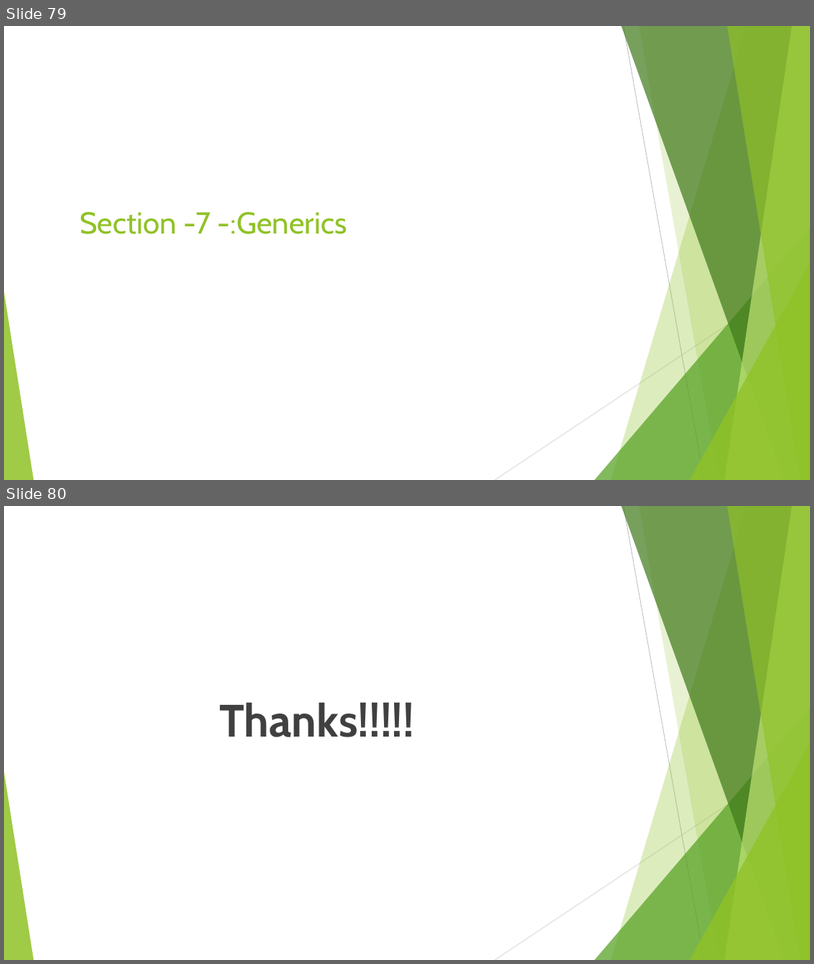
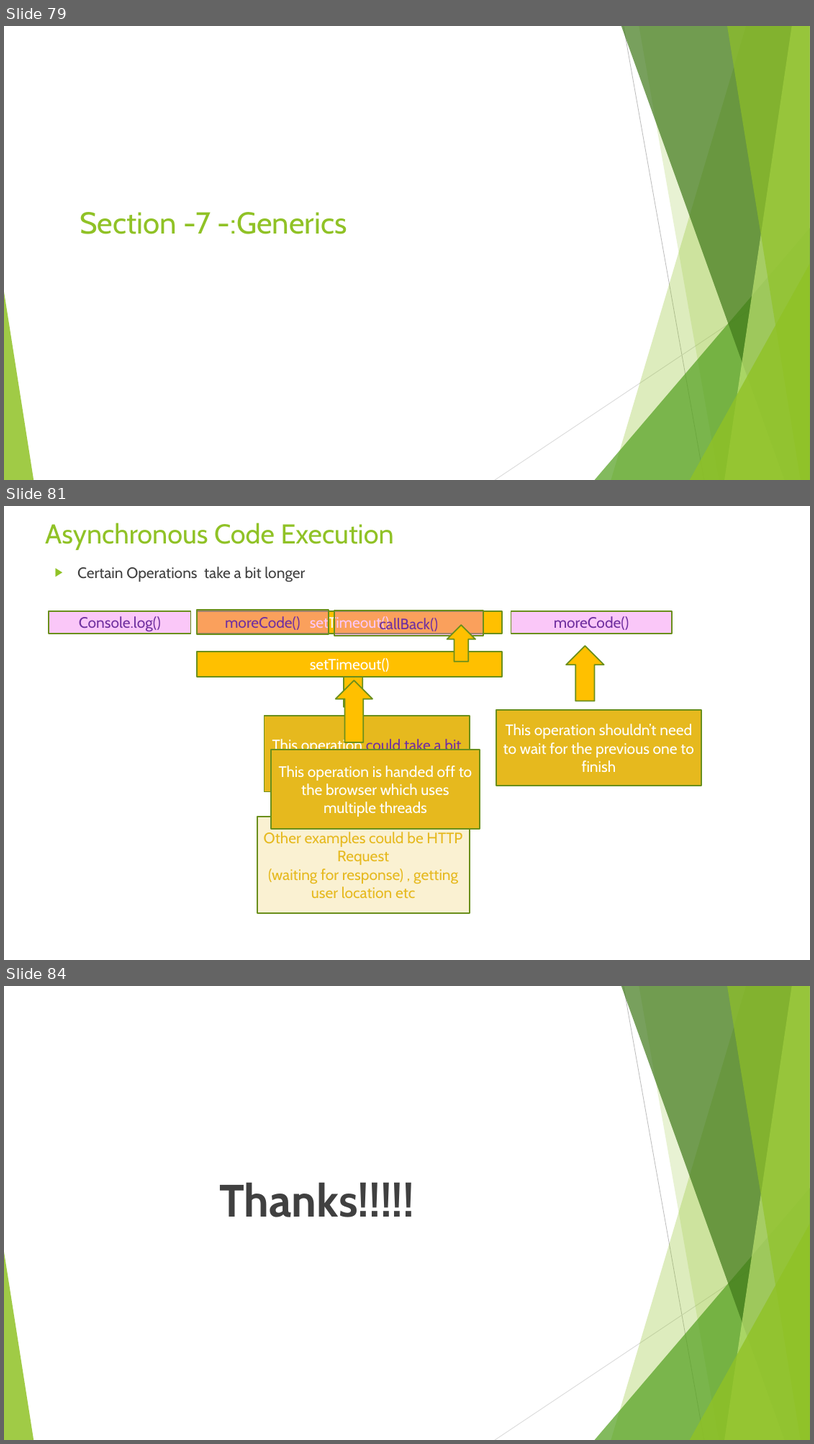
Before and after one commit to rudhrainfogain/TypeScript, a slide deck: PPT/TypeScriptv7.pptx. Shown one above the other, each under a label of ours: slides 79 and 80 before the commit, slides 79, 81 and 84 after it; the slides between them are not shown. The pictures are 814x964 and 814x1444 pixels, drawn with LibreOffice and Linux fonts; fonts in the diff are those of the drawing. Boxes give left, top, right and bottom in pixels: in the first picture for what was removed or moved away, otherwise in the second. Text is boxed around its words. In the diff, an @@ line names an element or a change of style, - is before the commit and + after.

Commit message:
async partial code

```diff
--- a/PPT/TypeScriptv7.pptx
+++ b/PPT/TypeScriptv7.pptx
@@ slide 81 added at (4,506,810,960), background #FFFFFF @@
@@ title added at (45,523,394,550), 32.4 pt, text #90C226 @@
+Asynchronous Code Execution
@@ text added at (77,566,305,582), 18 pt, text #404040 @@
+▶ Certain Operations take a bit longer
@@ rectangle added at (49,611,191,633), fill #F470EE at 39% opacity, outline #6B901C 1.5 pt, 18 pt, text #7030A0 @@
+Console.log()
@@ rectangle added at (197,611,502,633), fill #FFC000, outline #6B901C 1.5 pt, 18 pt, text #FFFFFF @@
+setTimeout()
@@ rectangle added at (197,610,329,634), fill #F470EE at 39% opacity, outline #6B901C 1.5 pt, 18 pt, text #7030A0 @@
+moreCode()
@@ rectangle added at (334,610,483,636), fill #F470EE at 39% opacity, outline #6B901C 1.5 pt, 18 pt, text #7030A0 @@
+callBack()
@@ rectangle added at (512,611,672,633), fill #F470EE at 39% opacity, outline #6B901C 1.5 pt, 18 pt, text #7030A0 @@
+moreCode()
@@ up arrow added at (448,626,476,662), fill #FFC000, outline #6B901C 1.5 pt @@
@@ rectangle added at (197,651,502,677), fill #FFC000, outline #6B901C 1.5 pt, 18 pt, text #FFFFFF @@
+setTimeout()
@@ up arrow added at (334,651,373,707), fill #FFC000, outline #6B901C 1.5 pt @@
@@ up arrow added at (566,646,604,701), fill #FFC000, outline #6B901C 1.5 pt @@
@@ up arrow added at (336,680,373,742), fill #FFC000, outline #6B901C 1.5 pt @@
@@ rectangle added at (264,716,470,792), fill #E6B91E, outline #6B901C 1.5 pt, 18 pt, text #FFFFFF @@
+This operation could take a bit longer (wait until time expired)
@@ rectangle added at (496,710,702,785), fill #E6B91E, outline #6B901C 1.5 pt, 18 pt, text #FFFFFF @@
+This operation shouldn’t need to wait for the previous one to finish
@@ rectangle added at (271,750,480,829), fill #E6B91E, outline #6B901C 1.5 pt, 18 pt, text #FFFFFF @@
+This operation is handed off to the browser which uses multiple threads
@@ rectangle added at (257,816,470,913), fill #FAF1D2, outline #6B901C 1.5 pt, 18 pt, text #E6B91E @@
+Other examples could be HTTP Request
+(waiting for response) , getting user location etc
@@ what was slide 80 is now slide 84 @@
```
Also in this commit, not shown: 3 other slides added, 2 other files.
